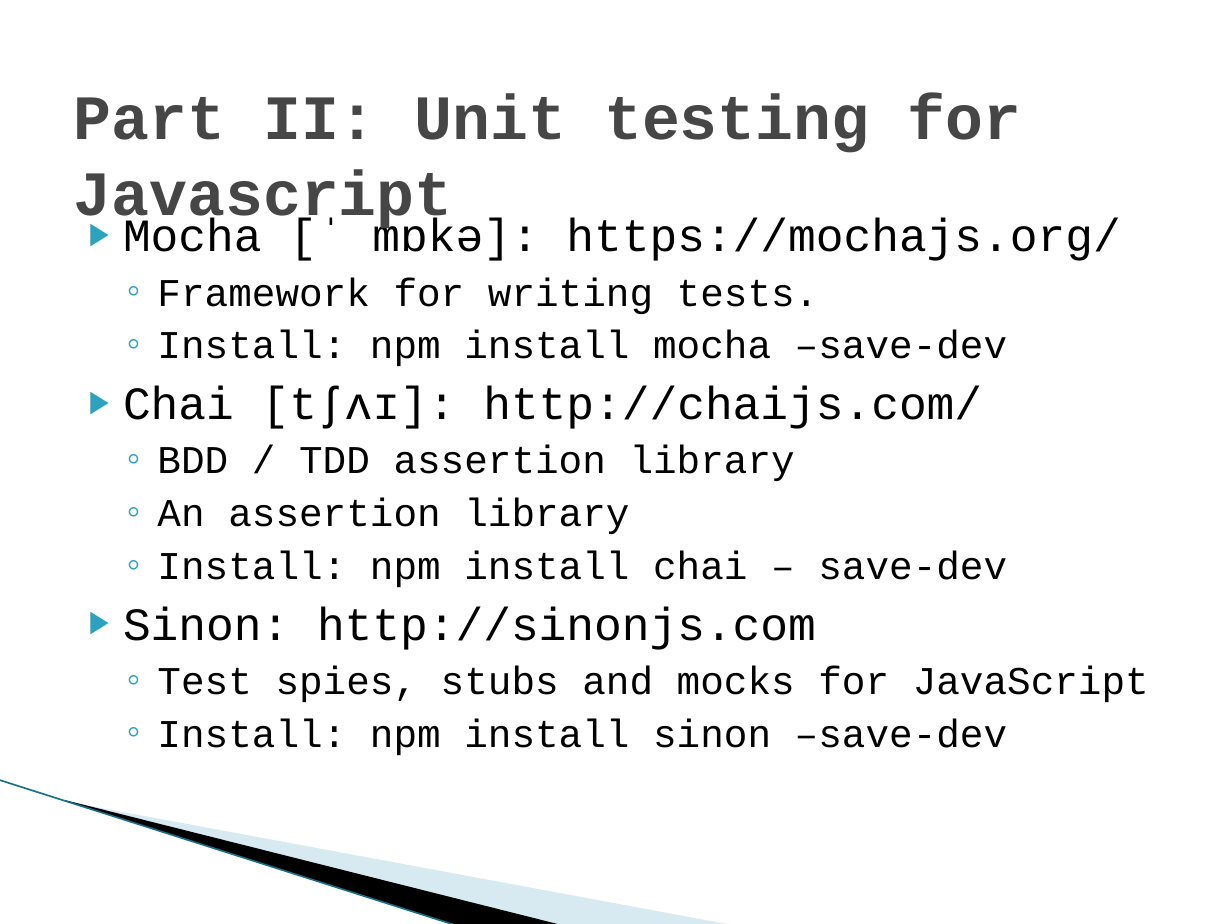
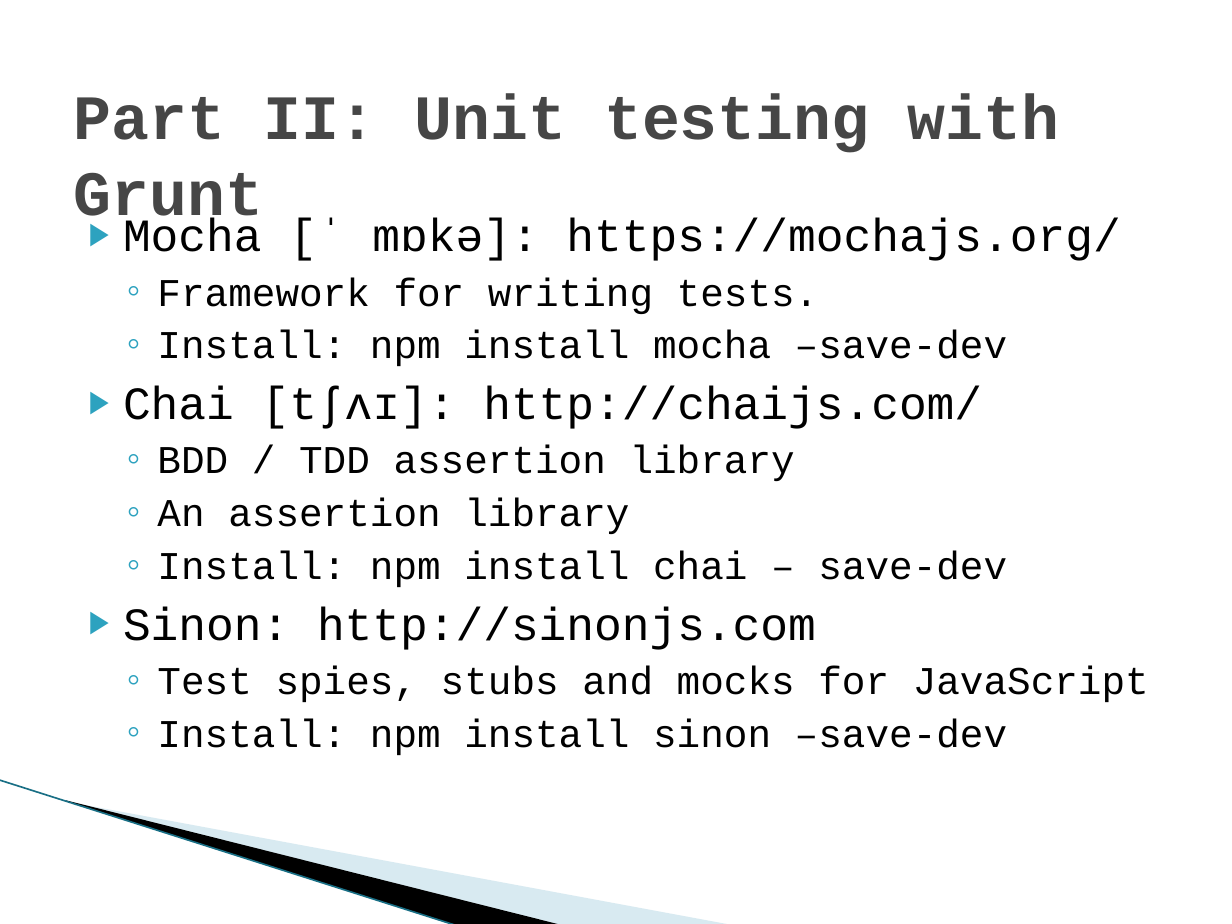
Before and after one commit to jerrykid/Automation-FrontEnd-With-Gruntjs, a slide deck: slide 14 of Automation-FrontEnd-With-Gruntjs.pptx (slide 13 before the commit). Drawn at 1232x924 pixels with LibreOffice and Linux fonts; fonts in the diff are those of the drawing; background and template pictures are left out. Boxes give left, top, right and bottom in pixels: in the first picture for what was removed or moved away, otherwise in the second. Text is boxed around its words. In the diff, an @@ line names an element or a change of style, - is before the commit and + after.

```diff
--- a/Automation-FrontEnd-With-Gruntjs.pptx
+++ b/Automation-FrontEnd-With-Gruntjs.pptx
@@ title at box(74, 94, 1059, 231): text changed @@
-Part II: Unit testing for Javascript
+Part II: Unit testing with Grunt
```
Also in this commit, not shown: 4 other slides changed, 12 slides added, 1 slide removed, 1 other file.
